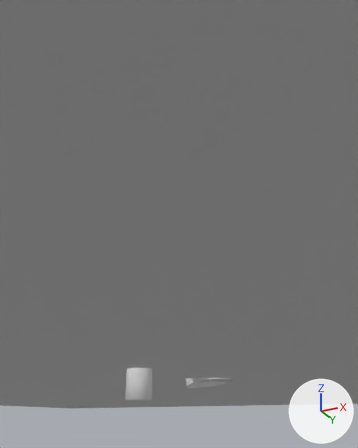
The FBX model VRPO/Assets/Resources/3D/Kraken_Boss.fbx, before and after one commit.
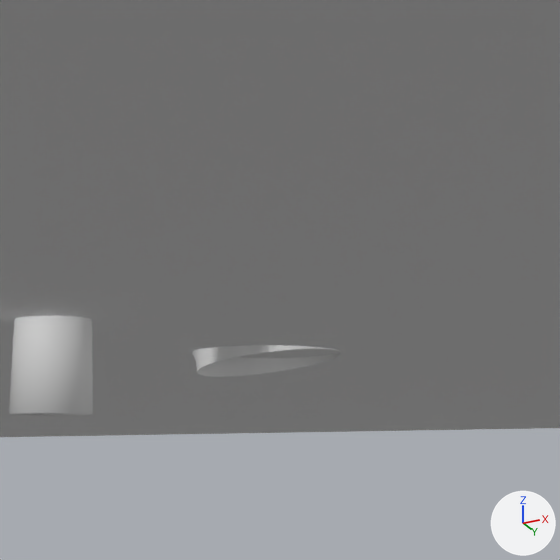
There are two pictures of each version: one whole from a camera (50 mm lens) standing at (0.2149, -0.4735, -0.0408) and looking at (-0.0062, -0.0312, 0.1582), one close up on the part from 34% to 85% of the width and 59% to 100% of the height. Every picture has the same lights, and +X, +Y and +Z are marked at lower right. Where no turn or scale is listed for an object, it has been applied to the vertices.
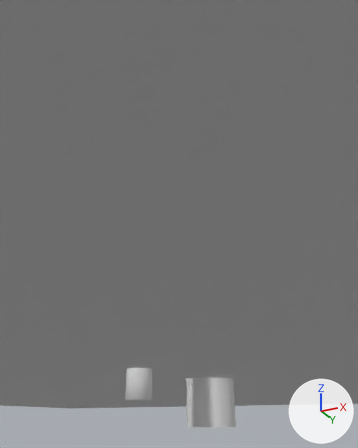
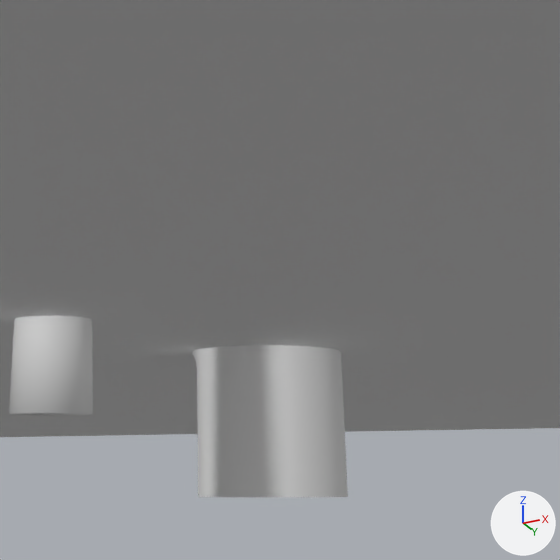
What differs and where, as boxes [x1, y1, x2, y2] in the close-ups (560 x 560 px):
'Sphere', reshaped: before [192, 345, 341, 377]; after [192, 345, 348, 497]
part 1 of me_sphere, added: after [197, 349, 348, 497]

The change in detail:
me_sphere is used by ob_sphere; location (0.0, 0.0, 0.0).
me_sphere had 1553 vertices, 1600 faces and spanned x -0.0908..0.0353, y -0.049..0.049, z -0.0067..0.1217.
me_sphere now has 1585 vertices, 1632 faces and spans x -0.0908..0.0358, y -0.049..0.049, z -0.0435..0.1217.
Part 1, on me_sphere:
32 vertices are added at x -0.0104..0.0358, y -0.0253..0.0253, z -0.0435.
32 new faces join them.
